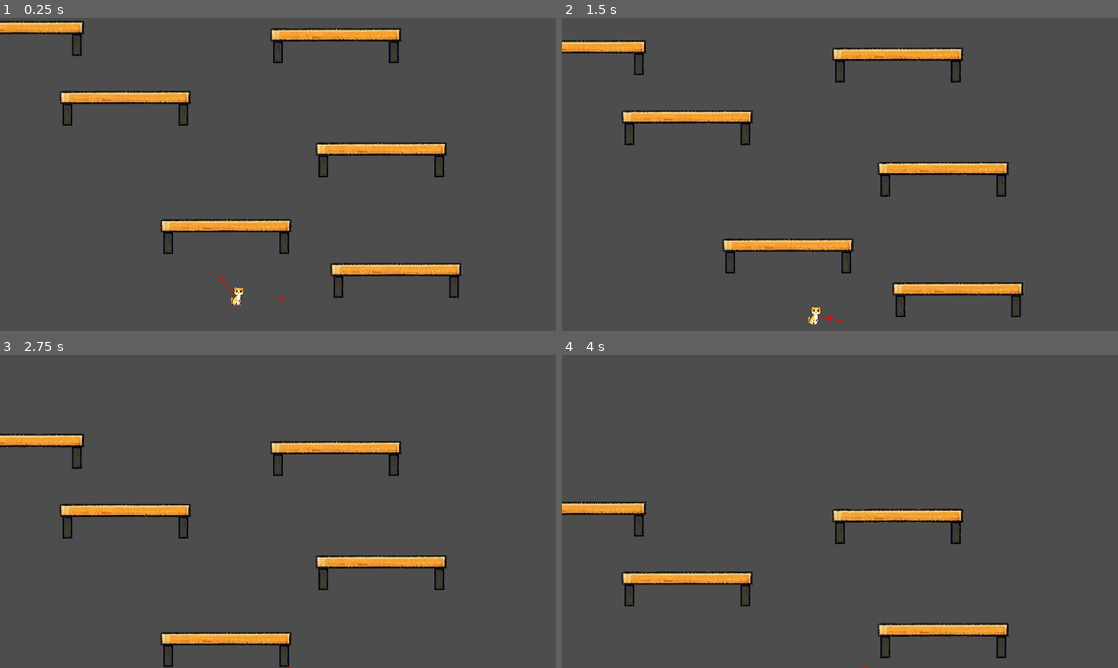
Above: before the commit, frames 1-4 (two rows, left to right).
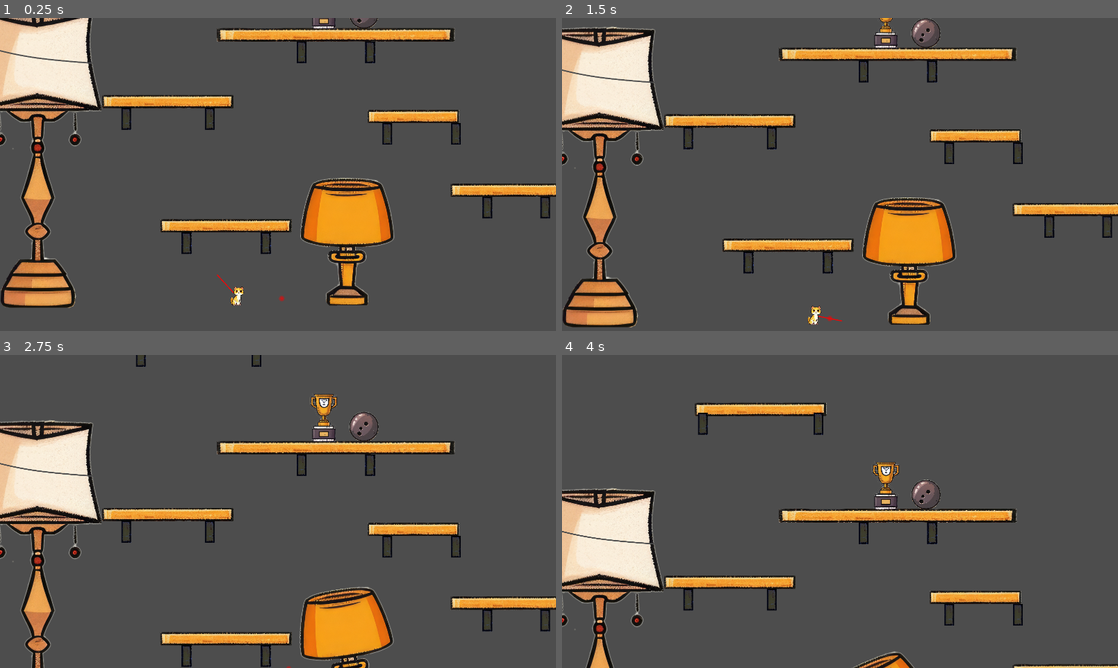
Above: after the commit, the same moments.

Repository: leogeier/ggj24-lasercats
Game: Godot game, scene res://leon.tscn
The game is run twice, just before and just after one commit, with the same random seed, the same clock (stepped at 60 frames per second) and the same inputs. This scene is started directly instead of the project's main scene. The engine's default icon, where the game draws it, is replaced by a stand-in: a white triangle on a blue panel in a dark square.
Inputs (mouse positions are in pixels of both pictures, inside the frame that each line leads up to):
- Up to frame 1 (0.25 s): no input
- Up to frame 2 (1.5 s): tap Enter at 0.5 s; move the mouse to (867, 174) at 0.52 s; hold Up (ui_up) from 0.53 s (still down); move the mouse to (812, 174) at 1.27 s
- Up to frame 3 (2.75 s): keep holding Up (ui_up); move the mouse to (289, 505) at 2.02 s
- Up to frame 4 (4 s): keep holding Up (ui_up); move the mouse to (834, 517) at 2.77 s; move the mouse to (878, 514) at 3.52 s

The runs differ from the first frame. In frame 1, 20% of the frame differs, in the area x 0-100%, y 0-93%; in frame 2, 21%, in the area x 0-100%, y 0-99%; in frame 3, 18%; in frame 4, 14%.

Commit message:
Add some obstacles

Diff:
--- a/game/leon.tscn
+++ b/game/leon.tscn
@@ -1,10 +1,14 @@
-[gd_scene load_steps=8 format=3 uid="uid://536k3eyx2ow7"]
+[gd_scene load_steps=12 format=3 uid="uid://536k3eyx2ow7"]
 
+[ext_resource type="PackedScene" uid="uid://b8hf5520cc006" path="res://scenes/obstacles/bowling_ball.tscn" id="1_rrwgb"]
 [ext_resource type="PackedScene" uid="uid://bh28ccd421trc" path="res://scenes/cat/cat.tscn" id="1_vp0h8"]
 [ext_resource type="PackedScene" uid="uid://ciacvo6retlhy" path="res://scenes/laserpointer/laserpointer.tscn" id="2_dw5os"]
 [ext_resource type="PackedScene" uid="uid://duehi6pdpwp2t" path="res://scenes/camera/camera.tscn" id="3_a537d"]
 [ext_resource type="PackedScene" uid="uid://dgd8s0xnbmy23" path="res://scenes/shelf/Shelf.tscn" id="4_x3774"]
 [ext_resource type="PackedScene" uid="uid://bhkn2g6mktugj" path="res://scenes/window/window.tscn" id="5_pluiw"]
+[ext_resource type="PackedScene" uid="uid://dhycu16i0hwl" path="res://scenes/obstacles/standing_lamp.tscn" id="7_7re07"]
+[ext_resource type="PackedScene" uid="uid://casjp0djtvre" path="res://scenes/obstacles/lamp.tscn" id="8_1q4a7"]
+[ext_resource type="PackedScene" uid="uid://br58ke2lsx3vo" path="res://scenes/obstacles/trophy.tscn" id="9_cibi5"]
 
 [sub_resource type="RectangleShape2D" id="RectangleShape2D_r5jye"]
 size = Vector2(34, 112)
@@ -12,6 +16,9 @@
 [sub_resource type="WorldBoundaryShape2D" id="WorldBoundaryShape2D_fo2e5"]
 
 [node name="Main" type="Node2D"]
+
+[node name="BowlingBall" parent="." instance=ExtResource("1_rrwgb")]
+position = Vector2(1322, -18)
 
 [node name="Cat" parent="." instance=ExtResource("1_vp0h8")]
 position = Vector2(905, 953)
@@ -31,31 +38,33 @@
 position = Vector2(1024, 544)
 
 [node name="Shelf" parent="." instance=ExtResource("4_x3774")]
-position = Vector2(1432, 872)
-side_offset = 0.0
+position = Vector2(1520, 344)
+peg_distance = 118.359
+board_width = 0.694
+side_offset = -28.195
 
 [node name="Shelf2" parent="." instance=ExtResource("4_x3774")]
 position = Vector2(845, 721)
-side_offset = 0.0
+peg_distance = 136.914
 
 [node name="Shelf3" parent="." instance=ExtResource("4_x3774")]
-position = Vector2(1381, 456)
-side_offset = 0.0
+position = Vector2(1847, 598)
+peg_distance = 100.0
 
 [node name="Shelf4" parent="." instance=ExtResource("4_x3774")]
-position = Vector2(497, 278)
-side_offset = 0.0
+position = Vector2(644, 292)
+peg_distance = 144.336
 
 [node name="Shelf5" parent="." instance=ExtResource("4_x3774")]
 position = Vector2(1224, 62)
-side_offset = 0.0
+peg_distance = 118.359
+board_width = 1.804
 
 [node name="Shelf6" parent="." instance=ExtResource("4_x3774")]
-position = Vector2(129, 37)
-side_offset = 0.0
+position = Vector2(750, -315)
 
 [node name="Window" parent="." instance=ExtResource("5_pluiw")]
-position = Vector2(143, -58)
+position = Vector2(721, -388)
 
 [node name="StaticBody2D" type="StaticBody2D" parent="."]
 collision_layer = 5
@@ -64,3 +73,12 @@
 [node name="CollisionShape2D" type="CollisionShape2D" parent="StaticBody2D"]
 position = Vector2(913, 995)
 shape = SubResource("WorldBoundaryShape2D_fo2e5")
+
+[node name="StandingLamp" parent="." instance=ExtResource("7_7re07")]
+position = Vector2(189, 492)
+
+[node name="Lamp" parent="." instance=ExtResource("8_1q4a7")]
+position = Vector2(1264, 964)
+
+[node name="Trophy" parent="." instance=ExtResource("9_cibi5")]
+position = Vector2(1181, -47)
--- /dev/null
+++ b/game/scenes/obstacles/bowling_ball.tscn
@@ -0,0 +1,18 @@
+[gd_scene load_steps=3 format=3 uid="uid://b8hf5520cc006"]
+
+[ext_resource type="Texture2D" uid="uid://cfnx8itlnykxi" path="res://scenes/assets/sports/sportitem2.png" id="1_s0gts"]
+
+[sub_resource type="CircleShape2D" id="CircleShape2D_twjdo"]
+radius = 51.0
+
+[node name="BowlingBall" type="RigidBody2D"]
+collision_layer = 5
+collision_mask = 5
+mass = 11.0
+
+[node name="Sprite2D" type="Sprite2D" parent="."]
+scale = Vector2(0.15, 0.15)
+texture = ExtResource("1_s0gts")
+
+[node name="CollisionShape2D" type="CollisionShape2D" parent="."]
+shape = SubResource("CircleShape2D_twjdo")
--- /dev/null
+++ b/game/scenes/obstacles/bowling_ball2.tscn
@@ -0,0 +1,18 @@
+[gd_scene load_steps=3 format=3 uid="uid://61wq3reh2jyc"]
+
+[ext_resource type="Texture2D" uid="uid://b7u7ha2jvxtqw" path="res://scenes/assets/sports/sportitem1.png" id="1_al76n"]
+
+[sub_resource type="CircleShape2D" id="CircleShape2D_twjdo"]
+radius = 56.0
+
+[node name="BowlingBall" type="RigidBody2D"]
+collision_layer = 5
+collision_mask = 5
+mass = 12.0
+
+[node name="Sprite2D" type="Sprite2D" parent="."]
+scale = Vector2(0.15, 0.15)
+texture = ExtResource("1_al76n")
+
+[node name="CollisionShape2D" type="CollisionShape2D" parent="."]
+shape = SubResource("CircleShape2D_twjdo")
--- /dev/null
+++ b/game/scenes/obstacles/lamp.tscn
@@ -0,0 +1,31 @@
+[gd_scene load_steps=4 format=3 uid="uid://casjp0djtvre"]
+
+[ext_resource type="Texture2D" uid="uid://flsv2p0q47d7" path="res://scenes/assets/lamps/lamp2.png" id="1_e7st3"]
+
+[sub_resource type="RectangleShape2D" id="RectangleShape2D_sx3mk"]
+size = Vector2(59, 141)
+
+[sub_resource type="RectangleShape2D" id="RectangleShape2D_nce8w"]
+size = Vector2(140, 63)
+
+[node name="Lamp" type="RigidBody2D"]
+collision_layer = 5
+collision_mask = 5
+mass = 8.0
+
+[node name="Sprite2D" type="Sprite2D" parent="."]
+position = Vector2(0, -190.8)
+scale = Vector2(0.5, 0.5)
+texture = ExtResource("1_e7st3")
+
+[node name="CollisionShape2D" type="CollisionShape2D" parent="."]
+position = Vector2(-0.5, -106.3)
+shape = SubResource("RectangleShape2D_sx3mk")
+
+[node name="CollisionShape2D2" type="CollisionShape2D" parent="."]
+position = Vector2(-2, -3.29999)
+shape = SubResource("RectangleShape2D_nce8w")
+
+[node name="CollisionPolygon2D" type="CollisionPolygon2D" parent="."]
+position = Vector2(-74, -309.8)
+polygon = PackedVector2Array(-86, 109, -46, -81, 195, -78, 232, 106, 163, 133, -22, 131)
--- /dev/null
+++ b/game/scenes/obstacles/standing_lamp.tscn
@@ -0,0 +1,40 @@
+[gd_scene load_steps=6 format=3 uid="uid://dhycu16i0hwl"]
+
+[ext_resource type="Texture2D" uid="uid://d3w567yx73ac3" path="res://scenes/assets/lamps/lamp3.png" id="1_13pfm"]
+
+[sub_resource type="RectangleShape2D" id="RectangleShape2D_1ioid"]
+size = Vector2(364, 206)
+
+[sub_resource type="RectangleShape2D" id="RectangleShape2D_7adg0"]
+size = Vector2(416.5, 142)
+
+[sub_resource type="RectangleShape2D" id="RectangleShape2D_ca5s2"]
+size = Vector2(234, 157)
+
+[sub_resource type="RectangleShape2D" id="RectangleShape2D_gwxhc"]
+size = Vector2(59, 513)
+
+[node name="StandingLamp" type="RigidBody2D"]
+collision_layer = 5
+collision_mask = 5
+mass = 30.0
+
+[node name="Sprite2D" type="Sprite2D" parent="."]
+scale = Vector2(0.5, 0.5)
+texture = ExtResource("1_13pfm")
+
+[node name="CollisionShape2D" type="CollisionShape2D" parent="."]
+position = Vector2(2, -411)
+shape = SubResource("RectangleShape2D_1ioid")
+
+[node name="CollisionShape2D2" type="CollisionShape2D" parent="."]
+position = Vector2(2.75, -234)
+shape = SubResource("RectangleShape2D_7adg0")
+
+[node name="CollisionShape2D3" type="CollisionShape2D" parent="."]
+position = Vector2(5, 432.5)
+shape = SubResource("RectangleShape2D_ca5s2")
+
+[node name="CollisionShape2D4" type="CollisionShape2D" parent="."]
+position = Vector2(5.5, 97.5)
+shape = SubResource("RectangleShape2D_gwxhc")
--- /dev/null
+++ b/game/scenes/obstacles/trophy.tscn
@@ -0,0 +1,19 @@
+[gd_scene load_steps=3 format=3 uid="uid://br58ke2lsx3vo"]
+
+[ext_resource type="Texture2D" uid="uid://dmqamxij5bdif" path="res://scenes/assets/sports/sportitem4.png" id="1_phvor"]
+
+[sub_resource type="RectangleShape2D" id="RectangleShape2D_umjpv"]
+size = Vector2(64, 164)
+
+[node name="Trophy" type="RigidBody2D"]
+collision_layer = 5
+collision_mask = 5
+mass = 2.0
+
+[node name="Sprite2D" type="Sprite2D" parent="."]
+scale = Vector2(0.15, 0.15)
+texture = ExtResource("1_phvor")
+
+[node name="CollisionShape2D2" type="CollisionShape2D" parent="."]
+position = Vector2(2, 1)
+shape = SubResource("RectangleShape2D_umjpv")
